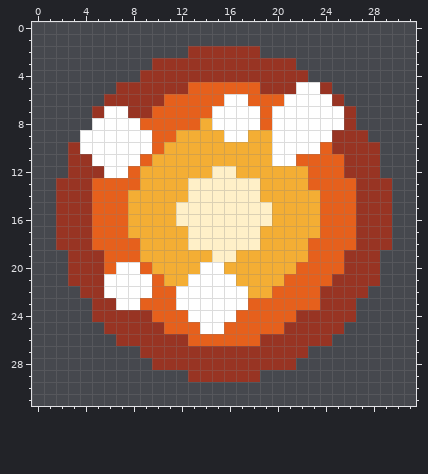
Pixel-art sprite, stored at Fantasy_Game_Art_Assets/Misc/spell_assets/generated_fireball.png. Above: the version before the commit.
The file is 32x32 pixels.
And afterwards:
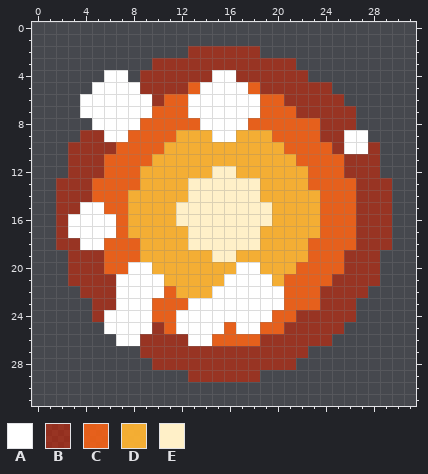
Palette (. is transparent): A #ffffff  B #c8280aa0  C #ff6414dc  D #ffb432f0  E #fff0c8
Edits made:
@@ x 0..31 @@
  3 ..........BBBBBBBBBBBB..........
- 4 .........BBBBBBBBBBBBBB.........
- 5 .......BBBBBBCCCCCCBBBAAB.......
- 6 ......BBBBBCCCCCAACCCAAAAB......
- 7 .....BAABBCCCCCAAAACAAAAAAB.....
- 8 .....AAAACCCCCDAAAACAAAAAAB.....
- 9 ....AAAAAACCDDDDAADDAAAAABBB....
-10 ...BAAAAAACDDDDDDDDDAAAACBBBB...
-11 ...BBAAAACDDDDDDDDDDAACCCCBBB...
-12 ...BBBAACDDDDDDEEDDDDDDCCCBBB...
+ 4 ......AA.BBBBBBAABBBBBB.........
+ 5 .....AAAABBBBCAAAACBBBBBB.......
+ 6 ....AAAAAABCCAAAAAACCBBBBB......
+ 7 ....AAAAAACCCAAAAAACCCBBBBB.....
+ 8 .....AAAACCCCCAAAACCCCCCBBB.....
+ 9 ....BBAACCCCDDDAADDDCCCCBBAA....
+10 ...BBBBCCCCDDDDDDDDDDCCCCBAAB...
+11 ...BBBCCCCDDDDDDDDDDDDCCCCBBB...
+12 ...BBBCCCDDDDDDEEDDDDDDCCCBBB...
 13 ..BBBCCCCDDDDEEEEEEDDDDCCCCBBB..
 14 ..BBBCCCDDDDDEEEEEEDDDDDCCCBBB..
-15 ..BBBCCCDDDDEEEEEEEEDDDDCCCBBB..
-16 ..BBBCCCDDDDEEEEEEEEDDDDCCCBBB..
-17 ..BBBCCCDDDDDEEEEEEDDDDDCCCBBB..
-18 ..BBBCCCCDDDDEEEEEEDDDDCCCCBBB..
+15 ..BBAACCDDDDEEEEEEEEDDDDCCCBBB..
+16 ..BAAAACDDDDEEEEEEEEDDDDCCCBBB..
+17 ..BAAAACDDDDDEEEEEEDDDDDCCCBBB..
+18 ..BBAACCCDDDDEEEEEEDDDDCCCCBBB..
 19 ...BBBCCCDDDDDDEEDDDDDDCCCBBB...
-20 ...BBBCAACDDDDAADDDDDDCCCCBBB...
-21 ...BBBAAAACDDAAAADDDDCCCCBBBB...
-22 ....BBAAAACCAAAAAADDCCCCBBBB....
-23 .....BBAACCCAAAAAACCCCCCBBB.....
-24 .....BBBBBCCCAAAACCCCCBBBBB.....
-25 ......BBBBBCCCAACCCCCBBBBB......
-26 .......BBBBBBCCCCCCBBBBBB.......
+20 ...BBBCCAADDDDDDDAADDDCCCCBBB...
+21 ...BBBBAAAADDDDDAAAADCCCCBBBB...
+22 ....BBBAAAACDDDAAAAAACCCBBBB....
+23 .....BBAAACCCAAAAAAAACCCBBB.....
+24 .....BAAAACCAAAAAAAACCBBBBB.....
+25 ......AAAABCAAAACAACCBBBBB......
+26 .......AABBBBAACCCCBBBBBB.......
 27 .........BBBBBBBBBBBBBB.........
